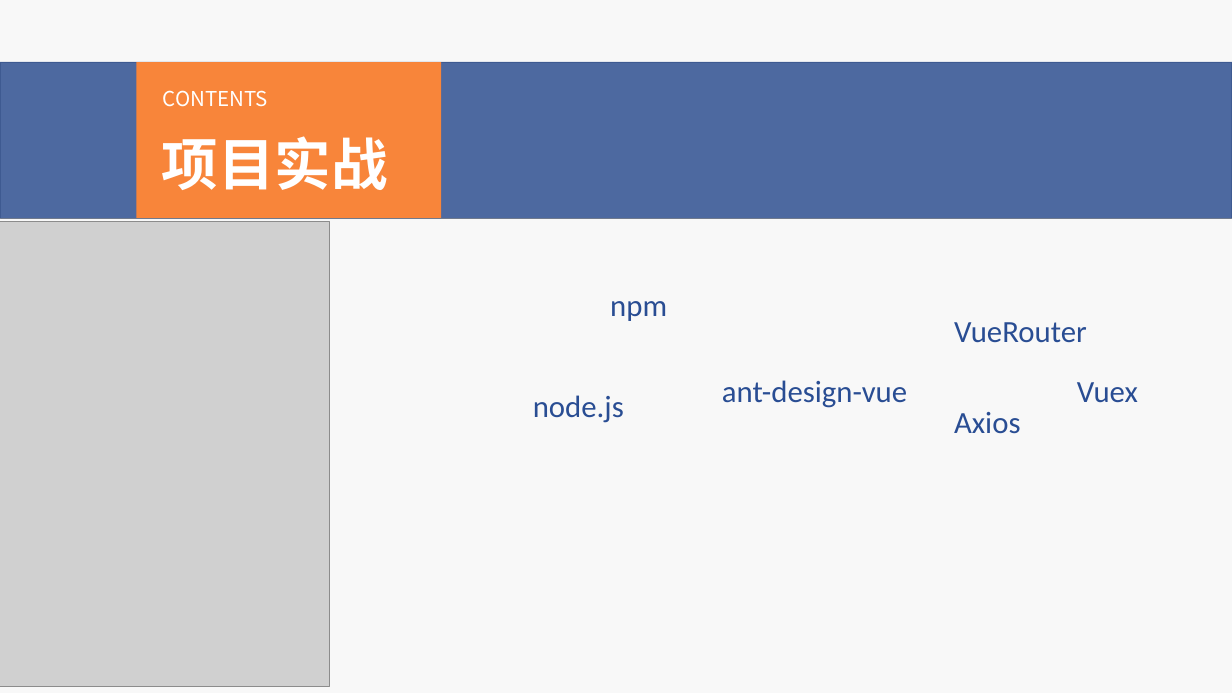
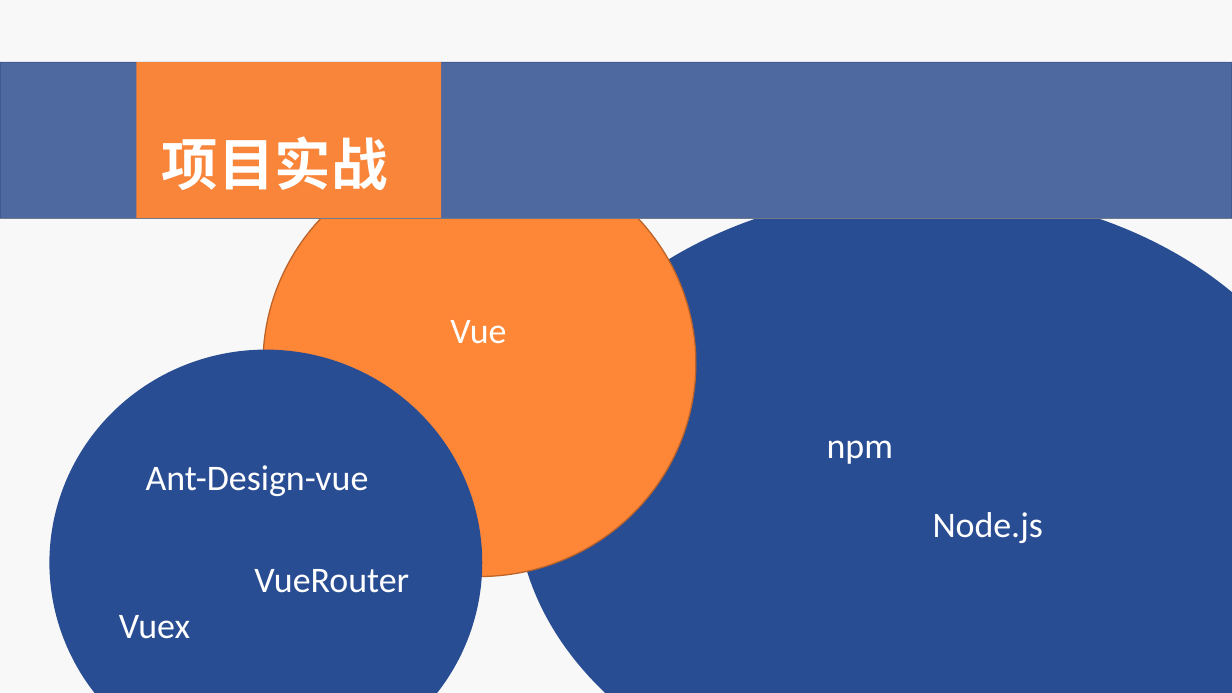
Before and after one commit to wzy4072/Vue_Jeecg_Demo, a slide deck: slide 15 of Vue基础.pptx (slide 16 before the commit). Drawn at 1232x693 pixels with LibreOffice and Linux fonts; fonts in the diff are those of the drawing; grey boxes stand for pictures. Boxes give left, top, right and bottom in pixels: in the first picture for what was removed or moved away, otherwise in the second. Text is boxed around its words. In the diff, an @@ line names an element or a change of style, - is before the commit and + after.

```diff
--- a/Vue基础.pptx
+++ b/Vue基础.pptx
@@ text removed at <box>163,90,268,107</box> @@
-CONTENTS
@@ ellipse added at <box>263,151,696,577</box>, fill #FE8637, outline #BC6329 1 pt @@
@@ ellipse added at <box>517,190,1232,693</box>, fill #284D93 @@
@@ picture removed at <box>0,221,330,687</box> @@
@@ text added at <box>450,320,506,344</box>, 28 pt, text #FFFFFF @@
+Vue
@@ ellipse added at <box>49,349,482,693</box>, fill #284D93 @@
@@ text "npm": place and size @@
-text "npm" at <box>610,301,667,321</box>
+text "npm" at <box>827,440,893,464</box>
@@ text removed at <box>954,412,1020,434</box> @@
-Axios
@@ text at <box>146,465,369,496</box>: text changed; size 24 to 28 pt; text colour #284D93 to #FFFFFF @@
-ant-design-vue
+Ant-Design-vue
@@ text at <box>933,512,1043,543</box>: text changed; size 24 to 28 pt; text colour #284D93 to #FFFFFF @@
-node.js
+Node.js
@@ size 24 to 28 pt, text colour #284D93 to #FFFFFF in 3 elements at <box>827,440,893,464</box>, <box>119,615,190,639</box>, <box>254,569,409,593</box> @@
@@ text "VueRouter": place and size @@
-text "VueRouter" at <box>954,322,1087,343</box>
+text "VueRouter" at <box>254,569,409,593</box>
@@ text "Vuex": place and size @@
-text "Vuex" at <box>1077,382,1138,403</box>
+text "Vuex" at <box>119,615,190,639</box>
```
Also in this commit, not shown: 13 other slides changed, 1 slide added, 2 slides removed, 15 other files.
